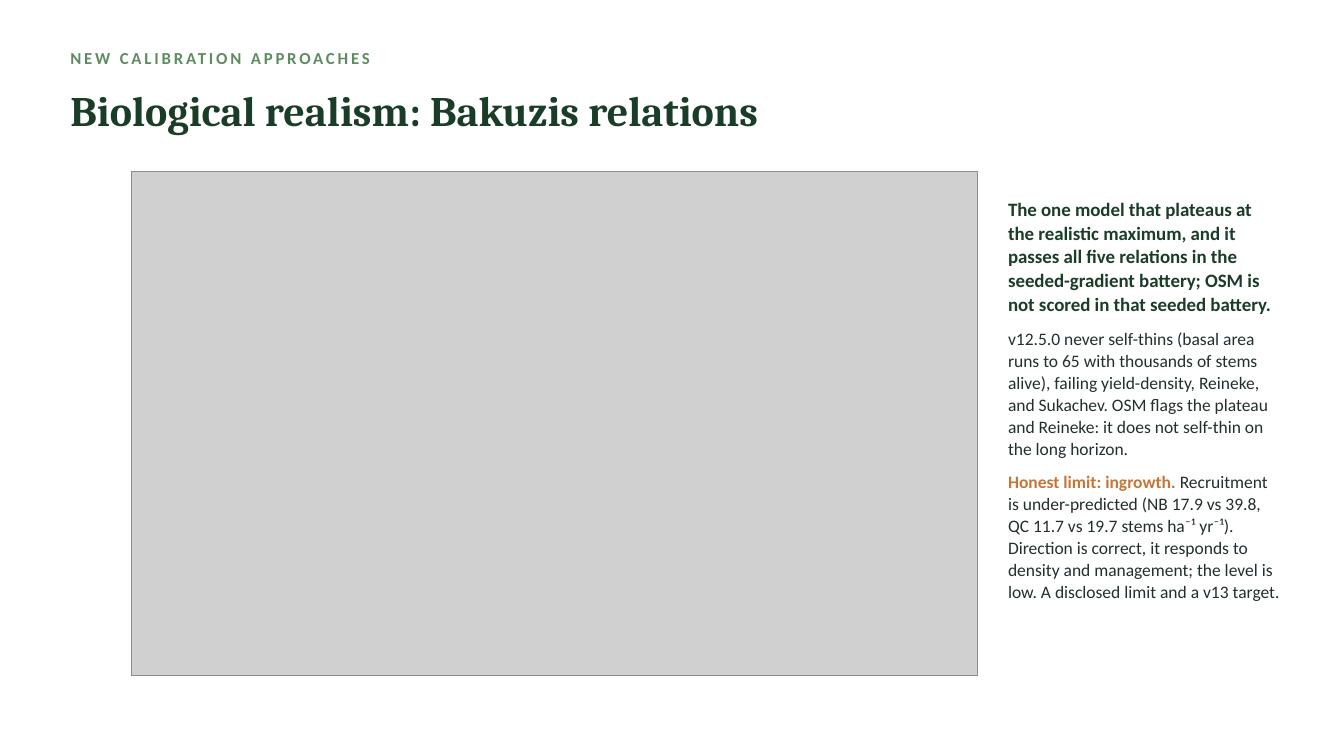
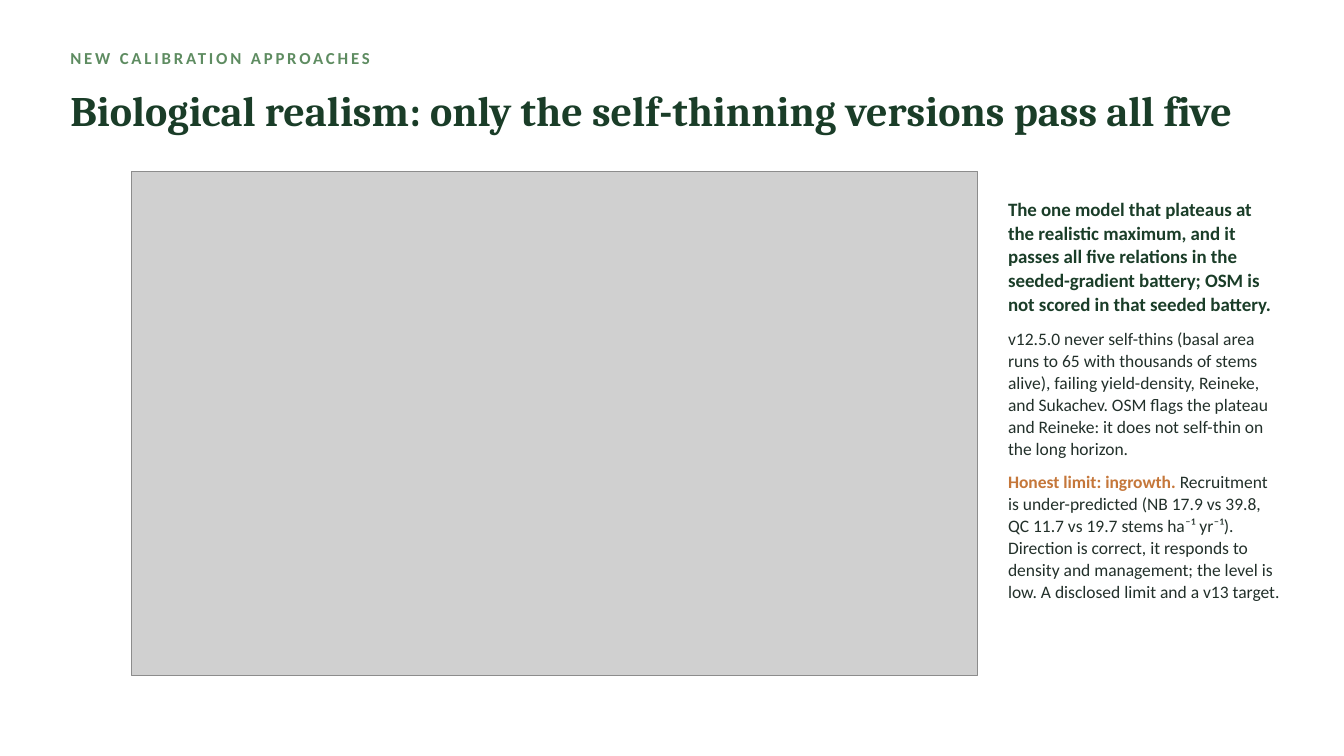
Before and after one commit to holoros/fvs-acd, a slide deck: slide 6 of FVS-ACD_Hennigar_Aug2026.pptx. Drawn at 1344x756 pixels with LibreOffice and Linux fonts; fonts in the diff are those of the drawing; grey boxes stand for pictures. Boxes give left, top, right and bottom in pixels: in the first picture for what was removed or moved away, otherwise in the second. Text is boxed around its words. In the diff, an @@ line names an element or a change of style, - is before the commit and + after.

```diff
--- a/FVS-ACD_Hennigar_Aug2026.pptx
+++ b/FVS-ACD_Hennigar_Aug2026.pptx
@@ text at (x1=70, y1=96, x2=1232, y2=136): text changed @@
-Biological realism: Bakuzis relations
+Biological realism: only the self-thinning versions pass all five
```
Also in this commit, not shown: 2 other slides changed, 22 other files.
